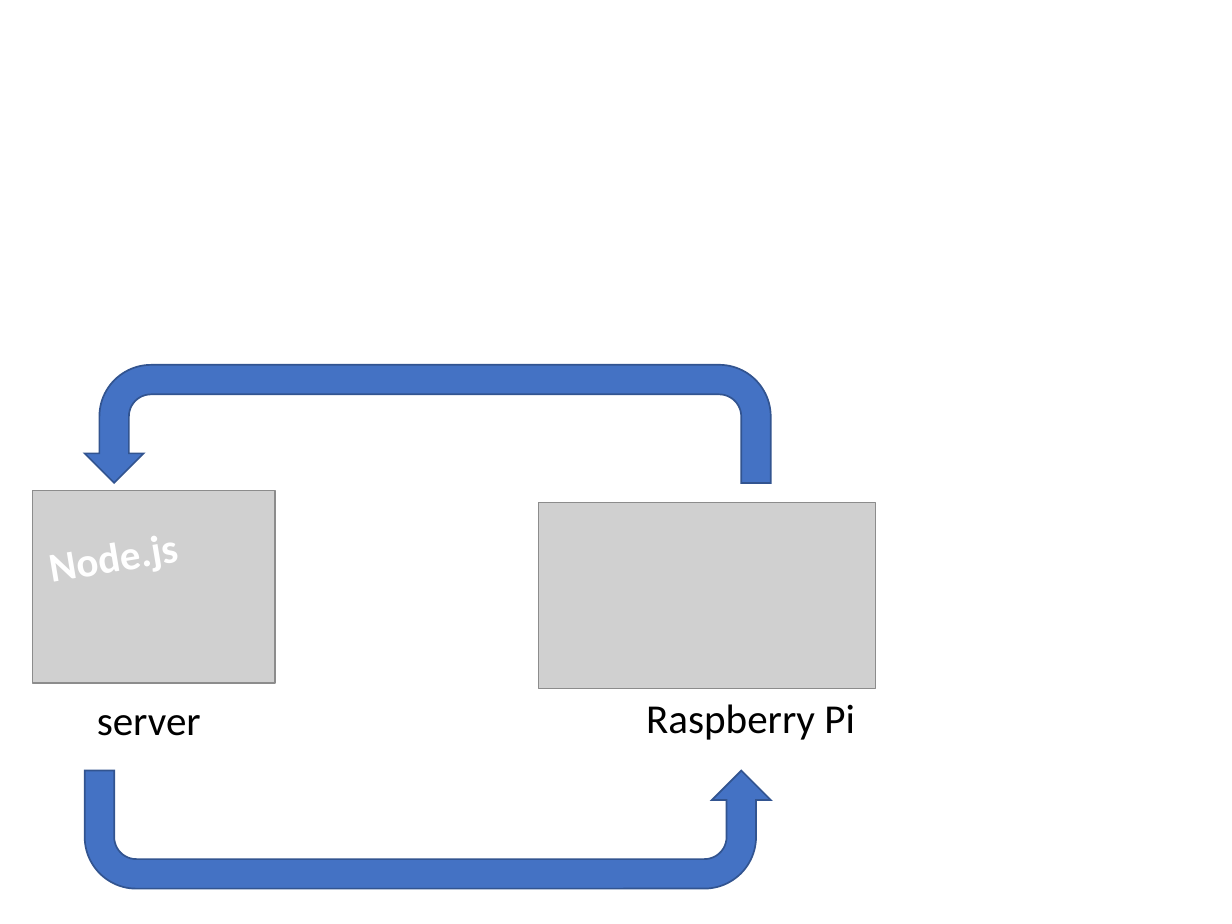
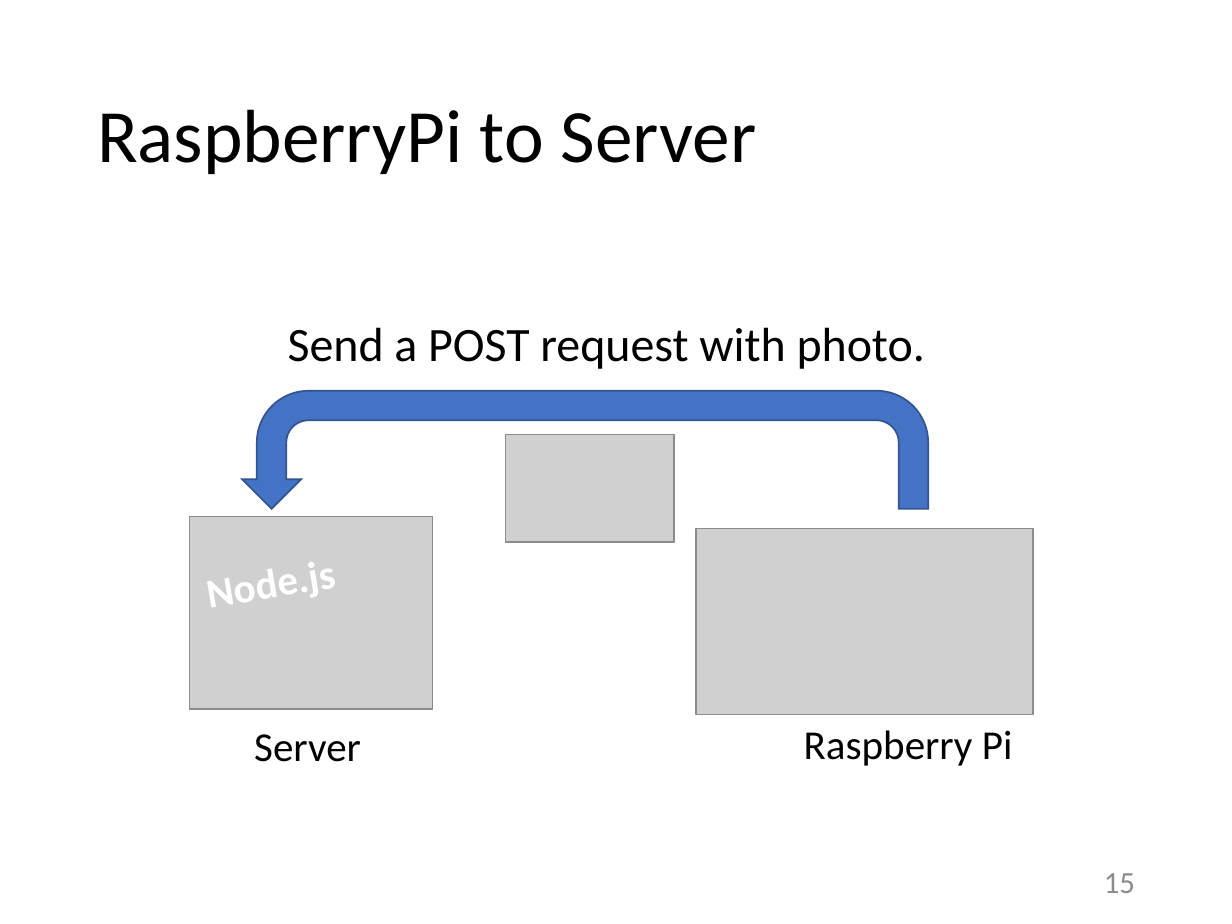
Before and after one commit to kut-info-ase-2017/group3-ase, a slide deck: slide 15 of presentation/ase-final-report.pptx (slide 14 before the commit). Drawn at 1232x924 pixels with LibreOffice and Linux fonts; fonts in the diff are those of the drawing; grey boxes stand for pictures. Boxes give left, top, right and bottom in pixels: in the first picture for what was removed or moved away, otherwise in the second. Text is boxed around its words. In the diff, an @@ line names an element or a change of style, - is before the commit and + after.

```diff
--- a/presentation/ase-final-report.pptx
+++ b/presentation/ase-final-report.pptx
@@ title added at (97, 109, 757, 174), 44 pt, text #000000 @@
+RaspberryPi to Server
@@ text added at (288, 327, 925, 369), 28 pt, text #000000 @@
+Send a POST request with photo.
@@ 2 pictures, 1 uturn arrow: place and size @@
-2 pictures, 1 uturn arrow at (32, 365, 876, 689)
+2 pictures, 1 uturn arrow at (190, 391, 1034, 715)
@@ picture added at (506, 435, 675, 542) @@
@@ text "Node.js": place and size @@
-text "Node.js" at (52, 536, 180, 581)
+text "Node.js" at (209, 562, 337, 607)
@@ text "Raspberry Pi": place and size @@
-text "Raspberry Pi" at (646, 704, 855, 740)
+text "Raspberry Pi" at (804, 730, 1013, 766)
@@ text at (254, 734, 361, 762): text changed @@
-server
+Server
@@ uturn arrow removed at (85, 770, 771, 888) @@
@@ page number added at (1104, 873, 1135, 893), 18 pt, text #8C8C8C @@
+15
```
Also in this commit, not shown: 16 other slides changed, 5 slides added.
